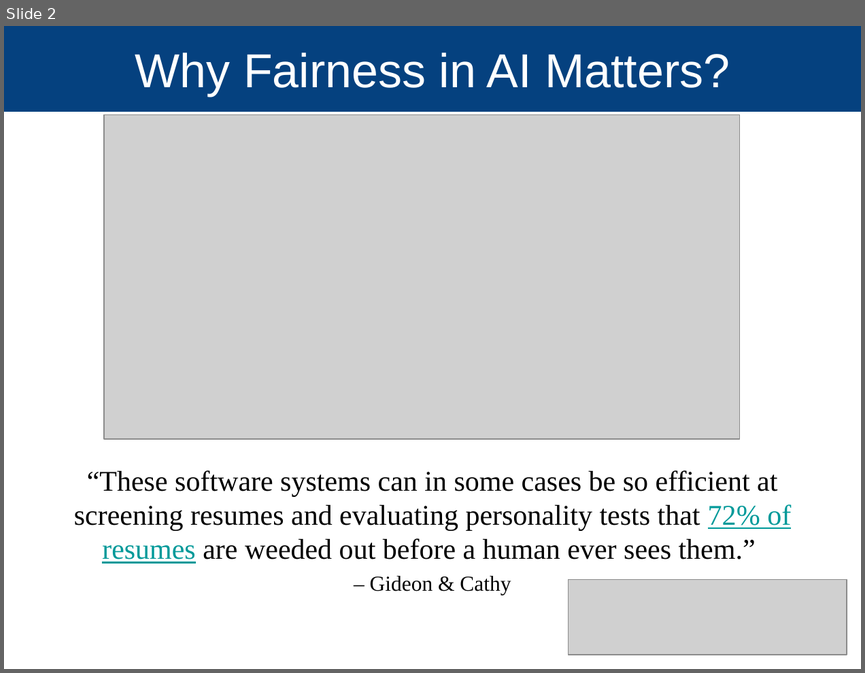
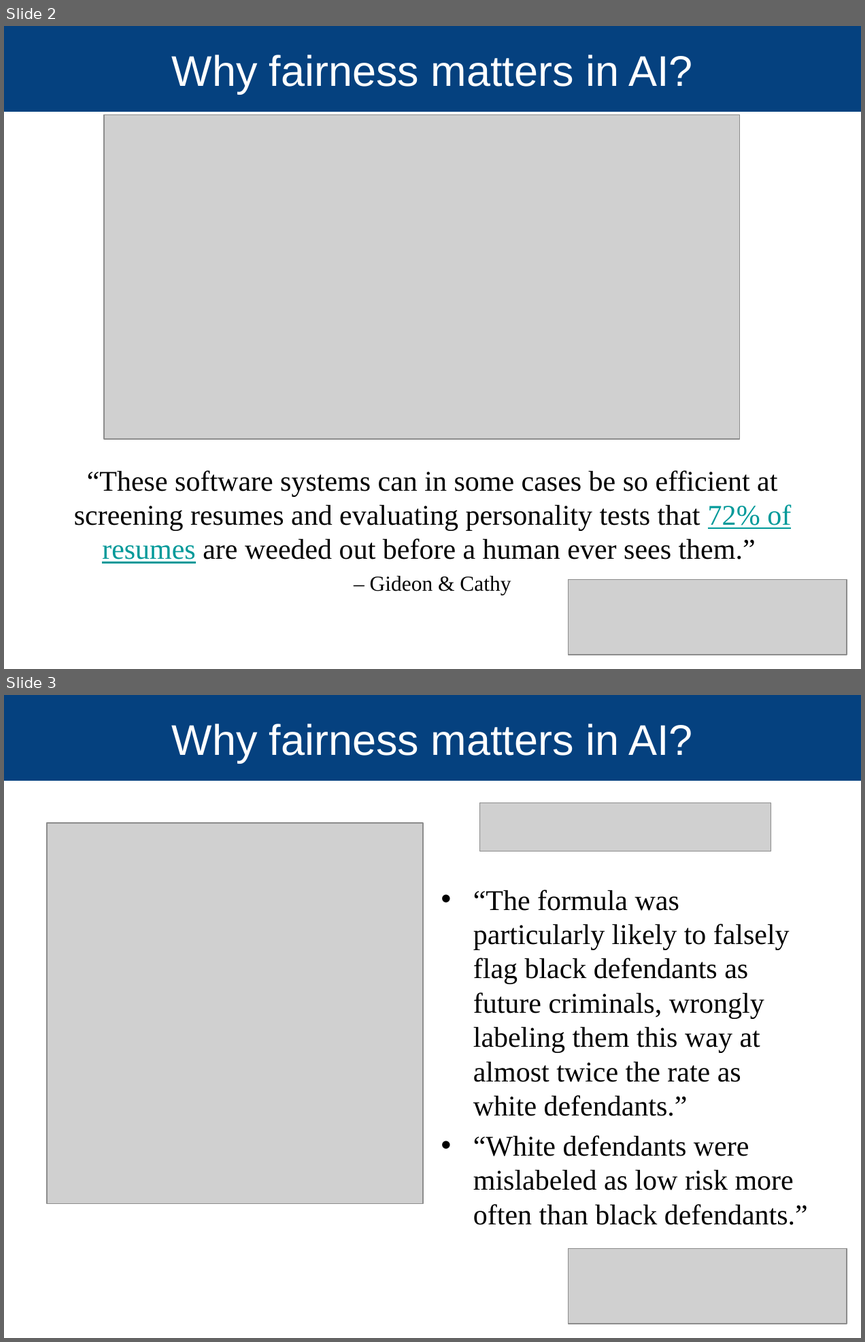
Before and after one commit to Makan-Ar/AI-Fairness-Data-Science, a slide deck: presentation/Makan Arastuie 2018-05-4 Fairness.pptx. Shown one above the other, each under a label of ours: slide 2 before the commit, slides 2 and 3 after it. The pictures are 865x673 and 865x1342 pixels, drawn with LibreOffice and Linux fonts; fonts in the diff are those of the drawing; grey boxes stand for pictures; background and template pictures are left out. Boxes give left, top, right and bottom in pixels: in the first picture for what was removed or moved away, otherwise in the second. Text is boxed around its words. In the diff, an @@ line names an element or a change of style, - is before the commit and + after.

```diff
--- a/presentation/Makan Arastuie 2018-05-4 Fairness.pptx
+++ b/presentation/Makan Arastuie 2018-05-4 Fairness.pptx
@@ slide 3 added at (4,695,861,1338), background #FFFFFF; not listed: 1 template element that a slide beside it also shows @@
@@ title added at (172,724,692,762), 36 pt, text #FFFFFF @@
+Why fairness matters in AI?
@@ picture added at (479,803,771,851) @@
@@ picture added at (47,823,423,1203) @@
@@ text added at (473,889,808,1225), 24 pt, text #000000 @@
+• “The formula was particularly likely to falsely flag black defendants as future criminals, wrongly labeling them this way at almost twice the rate as white defendants.”
+• “White defendants were mislabeled as low risk more often than black defendants.”
@@ picture added at (568,1248,847,1323) @@
@@ slide 2 changed as well @@
@@ title at (172,55,692,93): text changed; size 40 to 36 pt @@
-Why Fairness in AI Matters?
+Why fairness matters in AI?
```
Also in this commit, not shown: 1 other slide changed, 25 other slides added.
